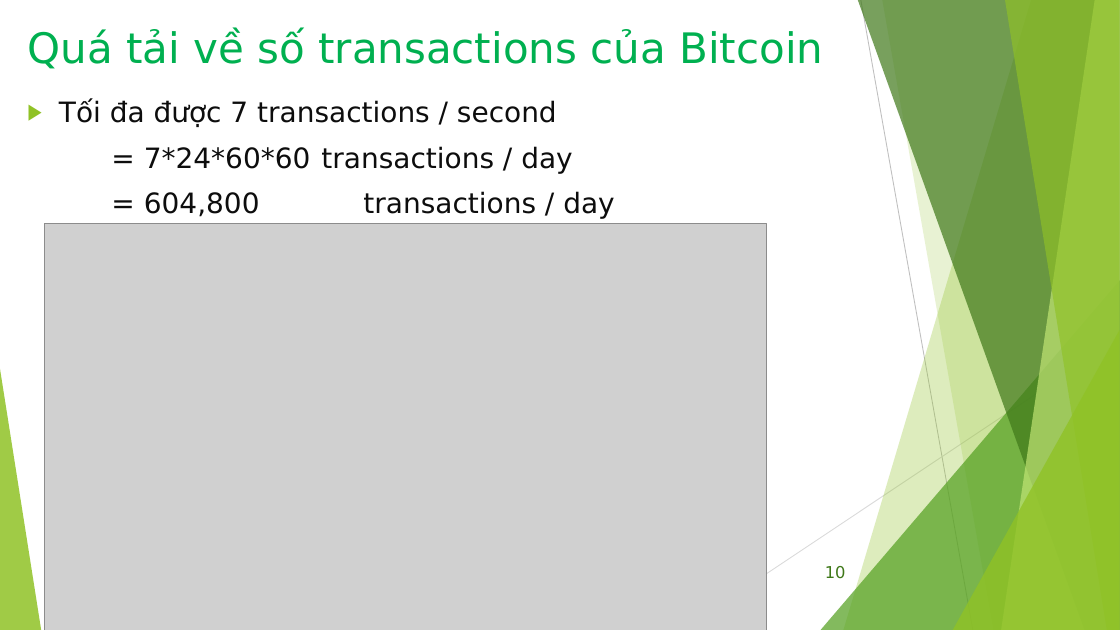
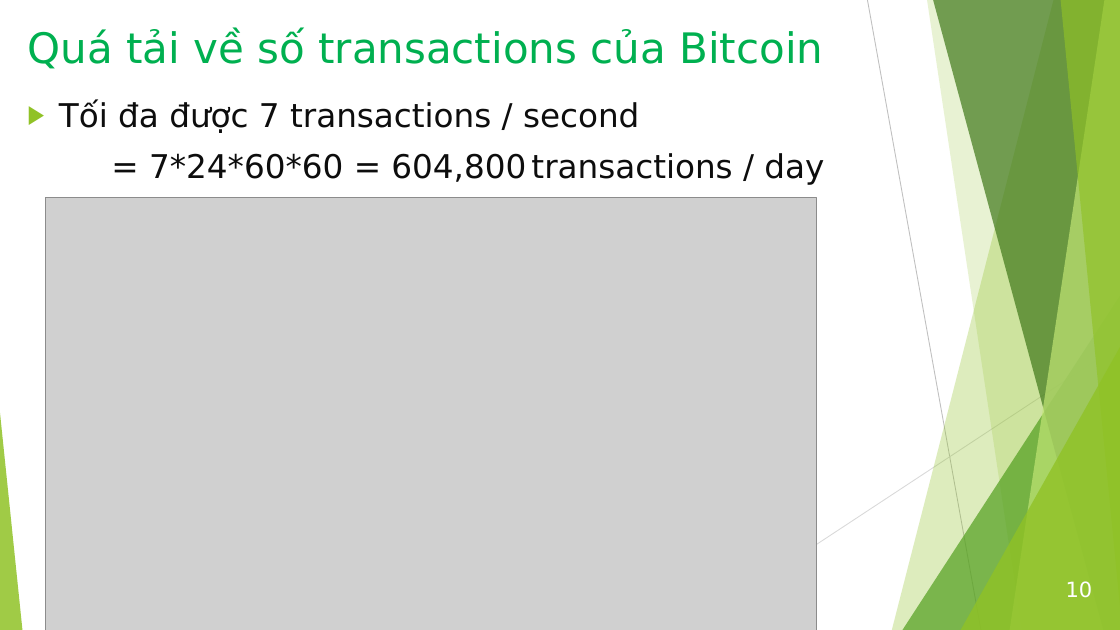
Before and after one commit to bku-blockchain/factom-research, a slide deck: slide 10 of docs/Factom_Intro_2.pptx. Drawn at 1120x630 pixels with LibreOffice and Linux fonts; fonts in the diff are those of the drawing; grey boxes stand for pictures. Boxes give left, top, right and bottom in pixels: in the first picture for what was removed or moved away, otherwise in the second. Text is boxed around its words. In the diff, an @@ line names an element or a change of style, - is before the commit and + after.

```diff
--- a/docs/Factom_Intro_2.pptx
+++ b/docs/Factom_Intro_2.pptx
@@ line moved from (861, 0) - (973, 630) to (868, 0) - (981, 630) @@
@@ freeform shape: place and size @@
-freeform shape at (844, 0, 1120, 630)
+freeform shape at (892, 0, 1120, 630)
@@ freeform shape: place and size @@
-freeform shape at (882, 0, 1120, 630)
+freeform shape at (928, 0, 1120, 630)
@@ freeform shape: place and size @@
-freeform shape at (858, 0, 1120, 630)
+freeform shape at (933, 0, 1120, 630)
@@ freeform shape: place and size @@
-freeform shape at (1002, 0, 1120, 630)
+freeform shape at (1010, 0, 1120, 630)
@@ freeform shape: place and size @@
-freeform shape at (1005, 0, 1120, 630)
+freeform shape at (1061, 0, 1120, 630)
@@ text at (59, 100, 639, 133): size 24 to 28 pt in "Tối đa được 7 transactions / second" @@
@@ text at (149, 153, 824, 185): text changed; size 24 to 28 pt @@
-= 7*24*60*60 transactions / day
-= 604,800 transactions / day
+= 7*24*60*60 = 604,800 transactions / day
@@ picture: place and size @@
-picture at (45, 223, 767, 630)
+picture at (46, 198, 817, 630)
@@ triangle: place and size @@
-triangle at (821, 280, 1120, 630)
+triangle at (902, 280, 1120, 630)
@@ line moved from (1120, 339) - (682, 630) to (1120, 339) - (686, 630) @@
@@ triangle: place and size @@
-triangle at (953, 330, 1120, 630)
+triangle at (961, 330, 1120, 630)
@@ triangle: place and size @@
-triangle at (0, 369, 41, 630)
+triangle at (0, 369, 23, 630)
@@ page number: place and size @@
-page number at (825, 566, 846, 579)
+page number at (1066, 581, 1093, 598)
@@ page number at (1066, 581, 1093, 598): size 14 to 18 pt, text colour #3F7819 to #FFFFFF @@
```
Also in this commit, not shown: 32 other slides changed, 5 slides added, 15 slides removed.
